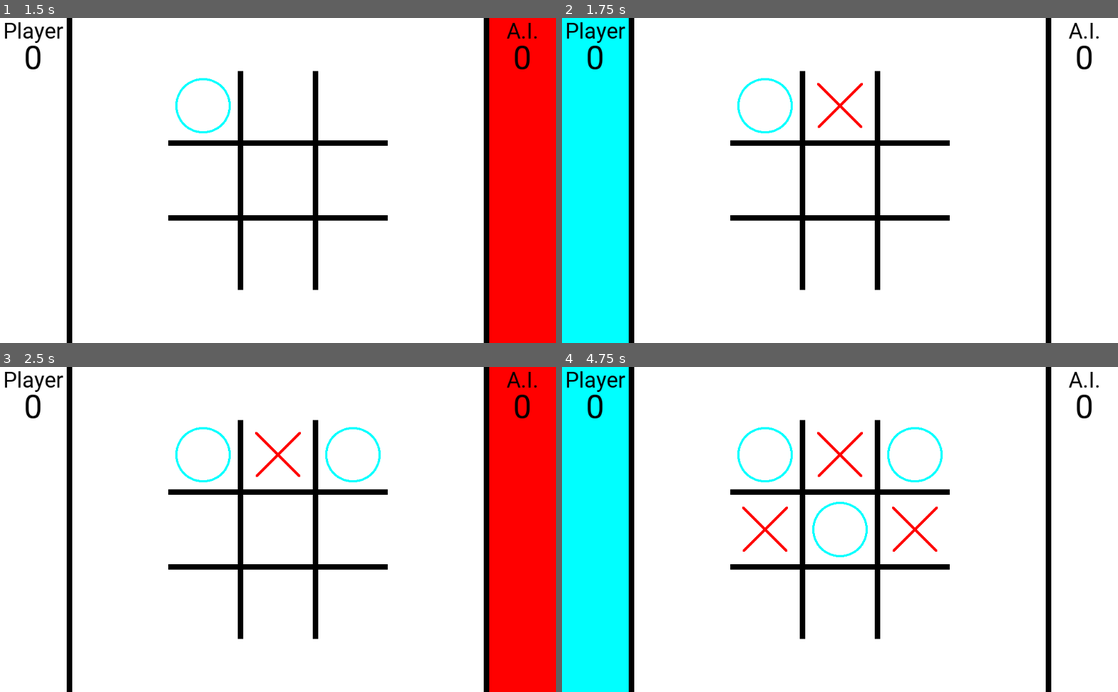
Above: before the commit, frames 1-4 (two rows, left to right).
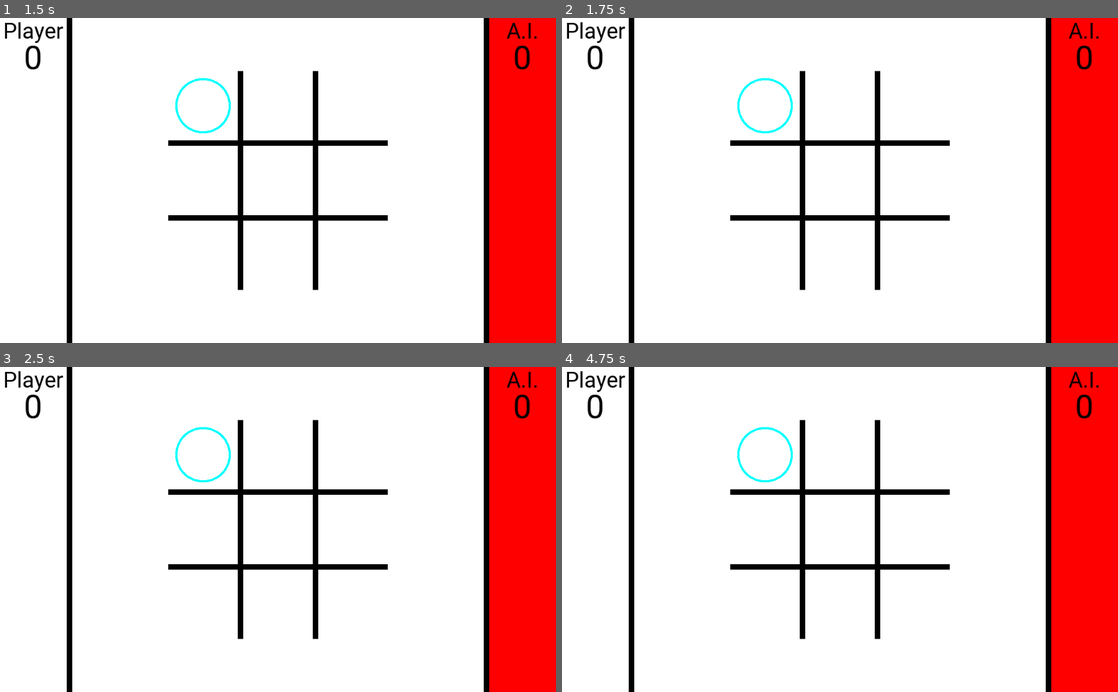
Above: after the commit, the same moments.

Repository: MGon025/CPSC481_Project
Game: Godot game, scene res://Board.tscn
The game is run twice, just before and just after one commit, with the same random seed, the same clock (stepped at 60 frames per second) and the same inputs. The project has no main scene, so this scene is started directly.
Inputs (mouse positions are in pixels of both pictures, inside the frame that each line leads up to):
- Up to frame 1 (1.5 s): tap Enter at 0.5 s; move the mouse to (205, 105) at 0.52 s; click (205, 105) at 0.67 s; tap Space at 1.25 s; move the mouse to (278, 105) at 1.27 s; click (278, 105) at 1.42 s
- Up to frame 2 (1.75 s): no input
- Up to frame 3 (2.5 s): tap Enter at 2 s; move the mouse to (350, 454) at 2.02 s; click (350, 454) at 2.17 s
- Up to frame 4 (4.75 s): tap Space at 2.75, 4.25 s; move the mouse to (767, 529) at 2.77 s; click (767, 529) at 2.92 s; tap Enter at 3.5 s; move the mouse to (840, 529) at 3.52 s; click (840, 529) at 3.67 s; move the mouse to (912, 529) at 4.27 s; click (912, 529) at 4.42 s

Frame 1 is identical in both runs. In frame 2, 24% of the frame differs, in the area x 0-100%, y 0-100%; in frame 3, 0.5%; in frame 4, 25%.

Commit message:
player can't click during AI's turn

Diff:
--- a/board.gd
+++ b/board.gd
@@ -8,6 +8,7 @@
 var tiles = []
 
 var player1_is_first = true
+var player1_turn = true
 var use_circle = true
 
 var _win_lines = []
@@ -15,6 +16,7 @@
 
 onready var player1bg = get_node("Stats/BGLeft")
 onready var player2bg = get_node("Stats/BGRight")
+var _test_time = 0
 
 # Called when the node enters the scene tree for the first time.
 func _ready():
@@ -31,8 +33,13 @@
 	if player1_is_first:
 		player2bg.visible = false
 	else:
+		player1_turn = false
 		player1bg.visible = false
 		_test_ai_click()
+
+
+func _physics_process(delta):
+	_test_ai(delta)
 
 
 # Called when a tile is clicked
@@ -40,6 +47,8 @@
 	use_circle = !use_circle
 	player1bg.visible = !player1bg.visible
 	player2bg.visible = !player2bg.visible
+	player1_turn = !player1_turn
+	_test_time = 0
 	# _test_win(false)
 
 
@@ -112,6 +121,16 @@
 	tiles[1].toggle_tile()
 
 
+# example of ai making a decision after 5 seconds
+func _test_ai(delta):
+	_test_time += delta
+	if not player1_turn:
+		if _test_time >= 5:
+			_test_ai_click()
+		else:
+			print("waiting... " + str(_test_time))
+
+
 # example of the player winning with tiles 0,4,8
 func _test_win(player1: bool):
 	_pause = _game_won(player1, 0, 8)
--- a/tile.gd
+++ b/tile.gd
@@ -50,6 +50,7 @@
 func _on_click(_viewport, event, _shape_idx):
 	if not (event is InputEventMouseButton) or\
 			event.get_button_index() != BUTTON_LEFT or\
+			not _board.player1_turn or\
 			not enabled:
 		return
 	if event.is_pressed():
